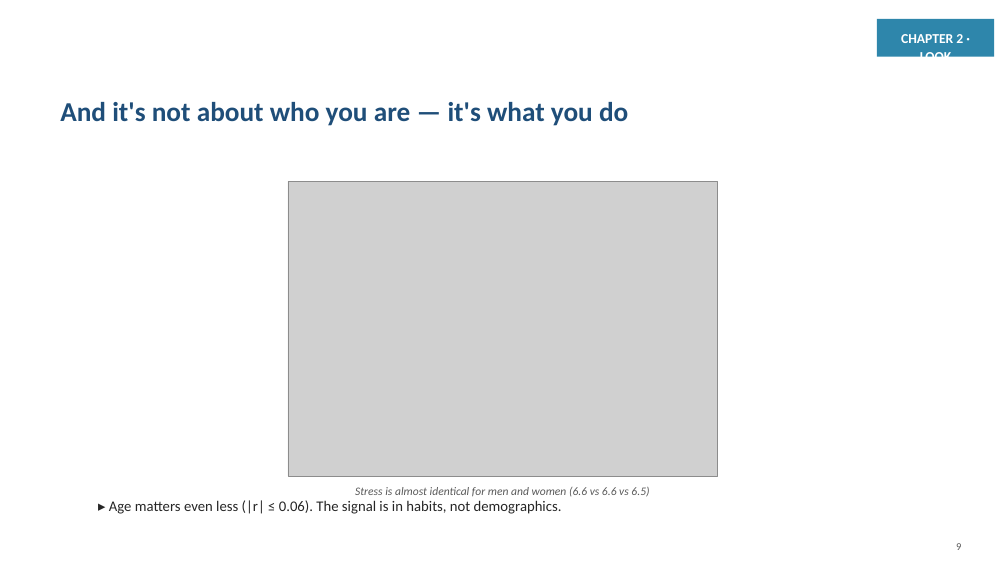
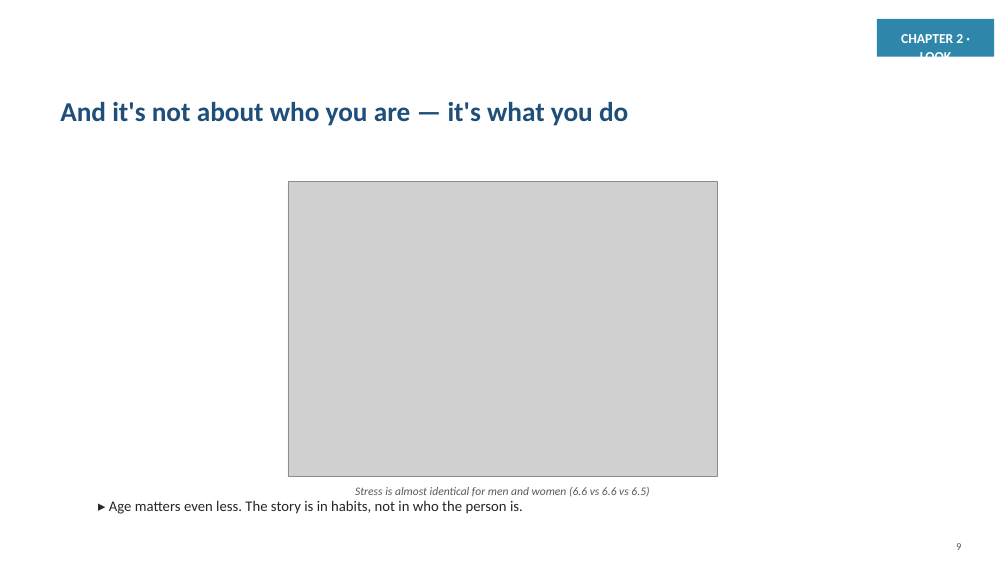
Before and after one commit to jaismine19/social-media-stress-analysis, a slide deck: slide 9 of presentation/Social_Media_Stress_Presentation.pptx. Drawn at 1008x567 pixels with LibreOffice and Linux fonts; fonts in the diff are those of the drawing; grey boxes stand for pictures. Boxes give left, top, right and bottom in pixels: in the first picture for what was removed or moved away, otherwise in the second. Text is boxed around its words. In the diff, an @@ line names an element or a change of style, - is before the commit and + after.

```diff
--- a/presentation/Social_Media_Stress_Presentation.pptx
+++ b/presentation/Social_Media_Stress_Presentation.pptx
@@ text at <box>109,500,523,514</box>: text changed @@
-▸ Age matters even less (|r| ≤ 0.06). The signal is in habits, not demographics.
+▸ Age matters even less. The story is in habits, not in who the person is.
```
Also in this commit, not shown: 10 other slides changed.
